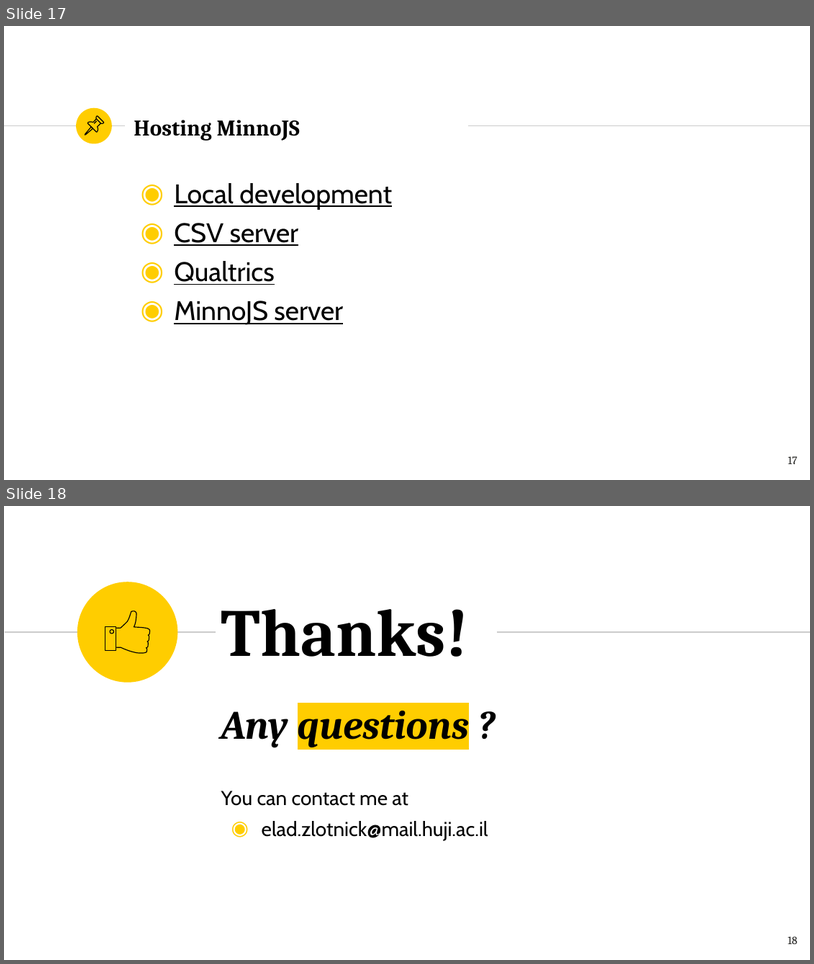
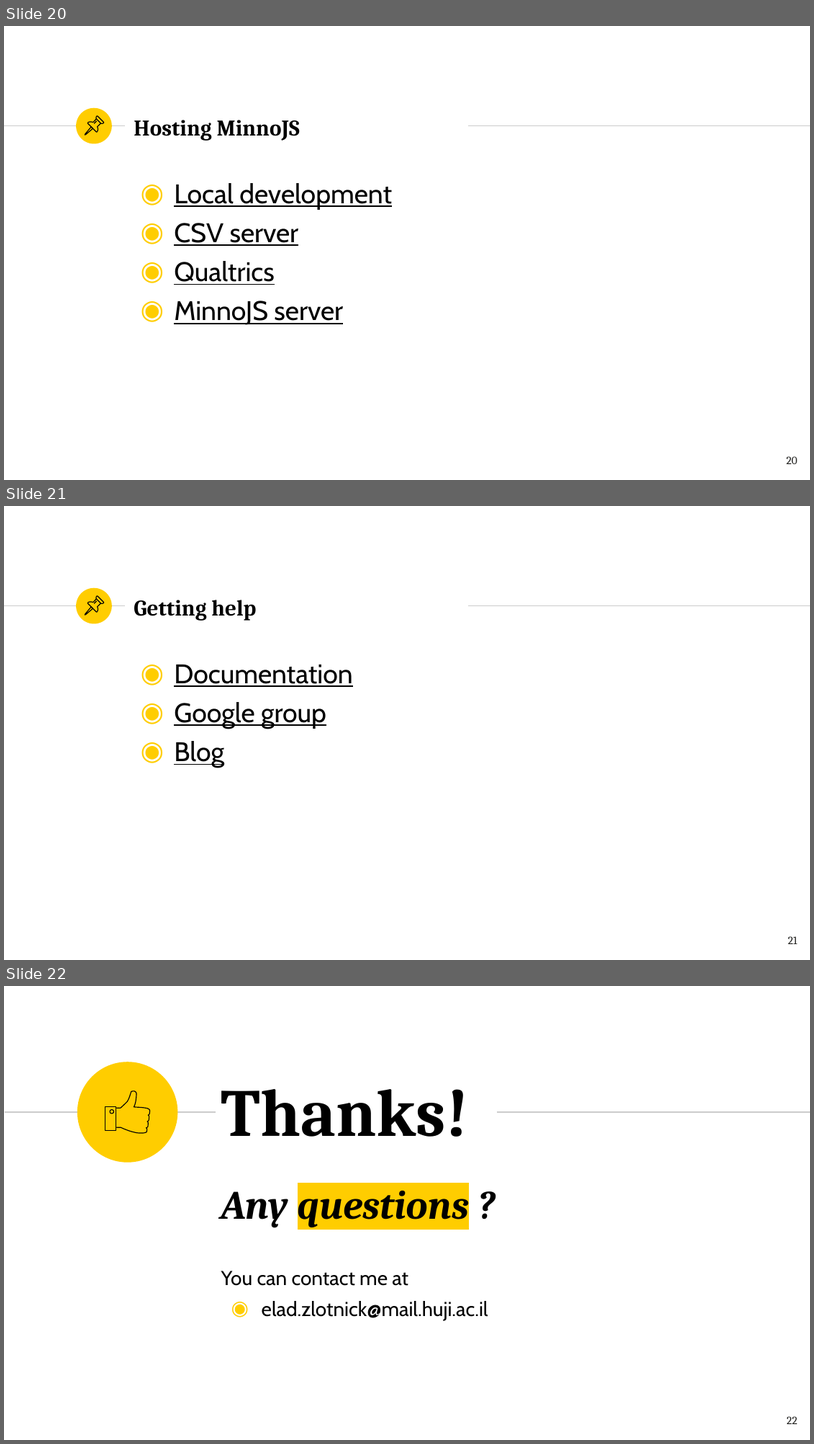
Before and after one commit to minnojs/minnojs-workshop, a slide deck: workshop.pptx. Shown one above the other, each under a label of ours: slides 17 and 18 before the commit, slides 20, 21 and 22 after it. The pictures are 814x964 and 814x1444 pixels, drawn with LibreOffice and Linux fonts; fonts in the diff are those of the drawing. Boxes give left, top, right and bottom in pixels: in the first picture for what was removed or moved away, otherwise in the second. Text is boxed around its words. In the diff, an @@ line names an element or a change of style, - is before the commit and + after.

```diff
--- a/workshop.pptx
+++ b/workshop.pptx
@@ slide 21 added at <box>4,506,810,960</box>, background #FFFFFF; not listed: 3 template elements that a slide beside it also shows @@
@@ group added at <box>85,596,103,615</box>: 4 freeform shapes @@
@@ title added at <box>134,600,256,620</box>, 20 pt, text #000000, bold @@
+Getting help
@@ text added at <box>174,664,352,767</box>, 24 pt, text #000000, underline @@
+◉ Documentation
+◉ Google group
+◉ Blog
@@ page number added at <box>788,936,797,944</box>, 10 pt, text #1D1D1B @@
+21
@@ what was slide 17 is now slide 20 @@
@@ page number at <box>787,456,797,464</box>: text changed @@
-17
+20
@@ what was slide 18 is now slide 22 @@
@@ page number at <box>787,1416,798,1424</box>: text changed @@
-18
+22
```
Also in this commit, not shown: 4 slides changed, 3 other slides added, 1 other file.
